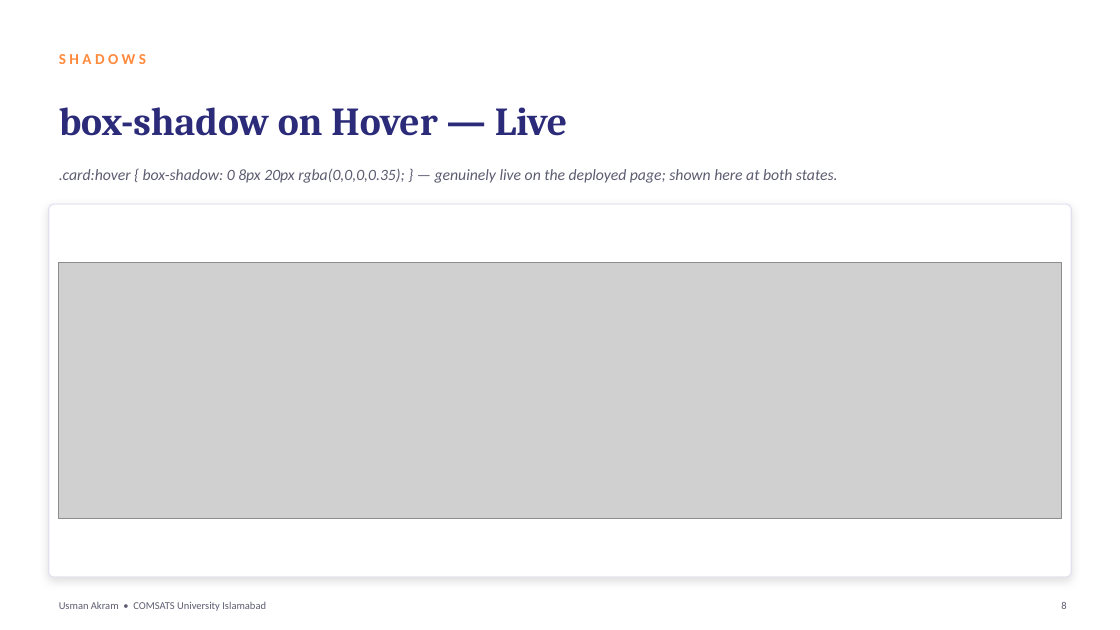
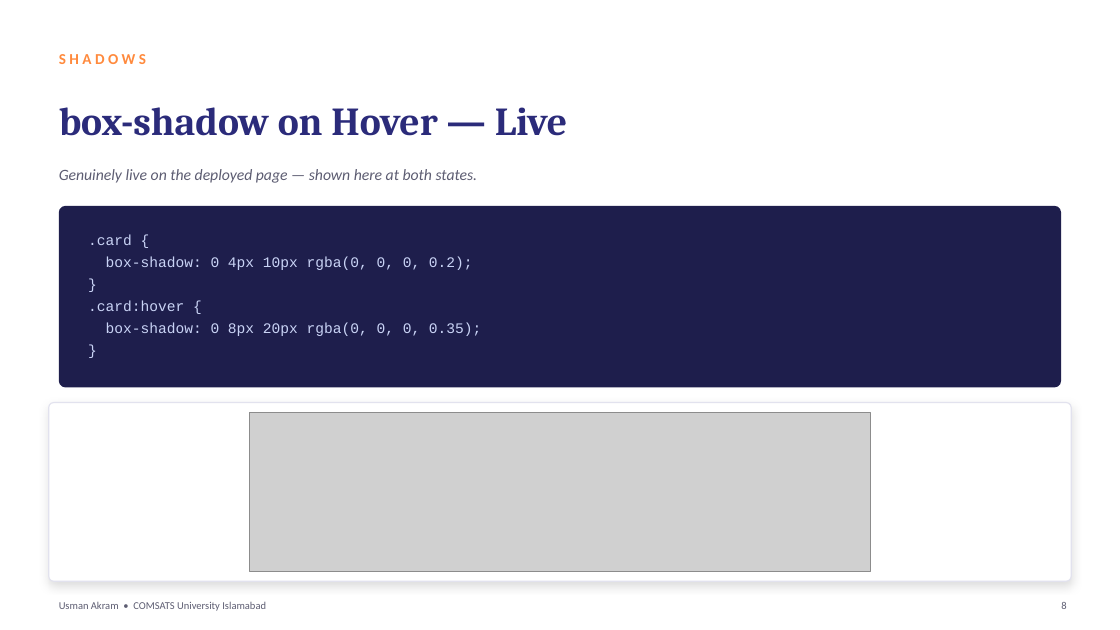
Before and after one commit to mua22/mern-web-book, a slide deck: slide 8 of slides/CSC336-Lecture-08-CSS3-Features.pptx. Drawn at 1120x630 pixels with LibreOffice and Linux fonts; fonts in the diff are those of the drawing; grey boxes stand for pictures. Boxes give left, top, right and bottom in pixels: in the first picture for what was removed or moved away, otherwise in the second. Text is boxed around its words. In the diff, an @@ line names an element or a change of style, - is before the commit and + after.

```diff
--- a/slides/CSC336-Lecture-08-CSS3-Features.pptx
+++ b/slides/CSC336-Lecture-08-CSS3-Features.pptx
@@ text at (x1=59, y1=169, x2=478, y2=183): text changed @@
-.card:hover { box-shadow: 0 8px 20px rgba(0,0,0,0.35); } — genuinely live on the deployed page; shown here at both states.
+Genuinely live on the deployed page — shown here at both states.
@@ rounded rectangle added at (x1=59, y1=206, x2=1061, y2=387), fill #1E1E4C @@
@@ text added at (x1=88, y1=235, x2=481, y2=336), 12.5 pt, text #C9D3F5 @@
+.card {
+box-shadow: 0 4px 10px rgba(0, 0, 0, 0.2);
+}
+.card:hover {
+box-shadow: 0 8px 20px rgba(0, 0, 0, 0.35);
+}
@@ rounded rectangle resized from (x1=49, y1=204, x2=1071, y2=577) to (x1=49, y1=402, x2=1071, y2=581) @@
@@ rounded rectangle at (x1=49, y1=402, x2=1071, y2=581): proportions changed @@
@@ picture resized from (x1=59, y1=263, x2=1061, y2=518) to (x1=250, y1=413, x2=871, y2=571) @@
```
Also in this commit, not shown: 11 other slides changed, 2 other files.
